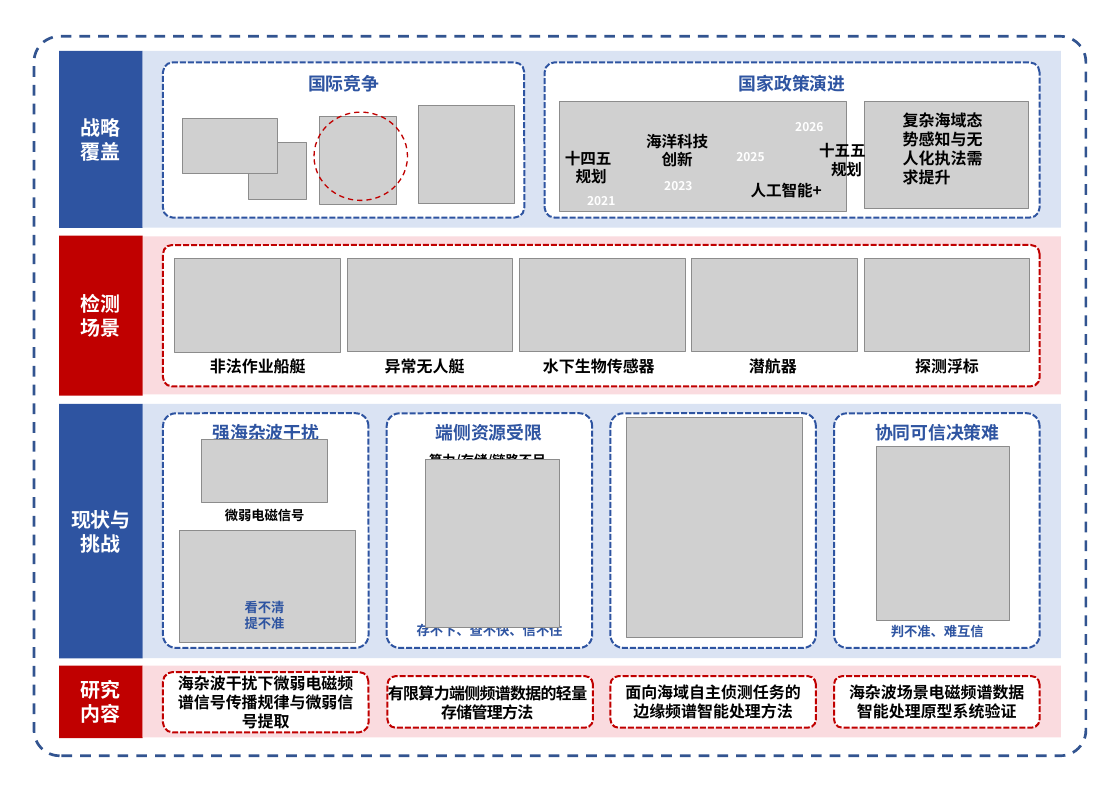
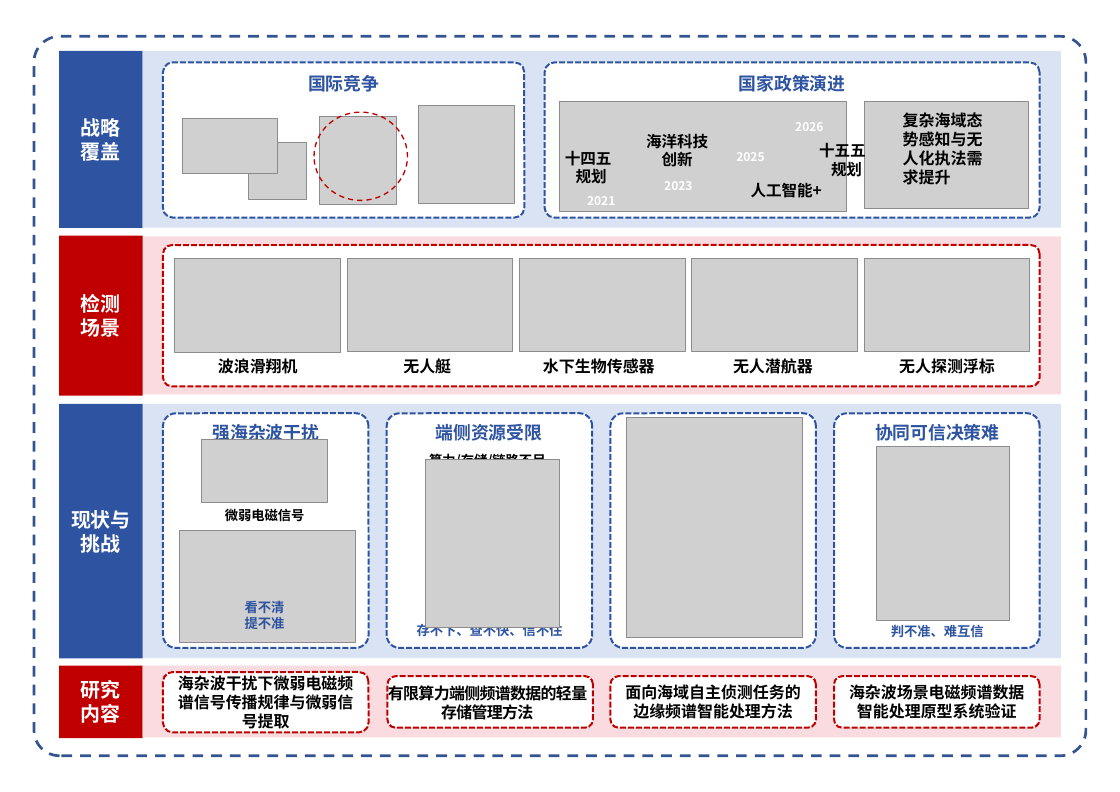
Before and after one commit to yeshu8zpf/NSFC_MCI, a slide deck: slide 1 of 军民融合/ppt/图0.pptx. Drawn at 1120x792 pixels with LibreOffice and Linux fonts; fonts in the diff are those of the drawing; grey boxes stand for pictures. Boxes give left, top, right and bottom in pixels: in the first picture for what was removed or moved away, otherwise in the second. Text is boxed around its words. In the diff, an @@ line names an element or a change of style, - is before the commit and + after.

```diff
--- a/军民融合/ppt/图0.pptx
+++ b/军民融合/ppt/图0.pptx
@@ text at bbox=[218, 358, 298, 374]: text changed @@
-非法作业船艇
+波浪滑翔机
@@ text at bbox=[403, 358, 451, 374]: text changed @@
-异常无人艇
+无人艇
@@ text at bbox=[733, 358, 813, 374]: text changed @@
-潜航器
+无人潜航器
@@ text at bbox=[899, 358, 995, 374]: text changed @@
-探测浮标
+无人探测浮标
```
Also in this commit, not shown: 2 other files.
